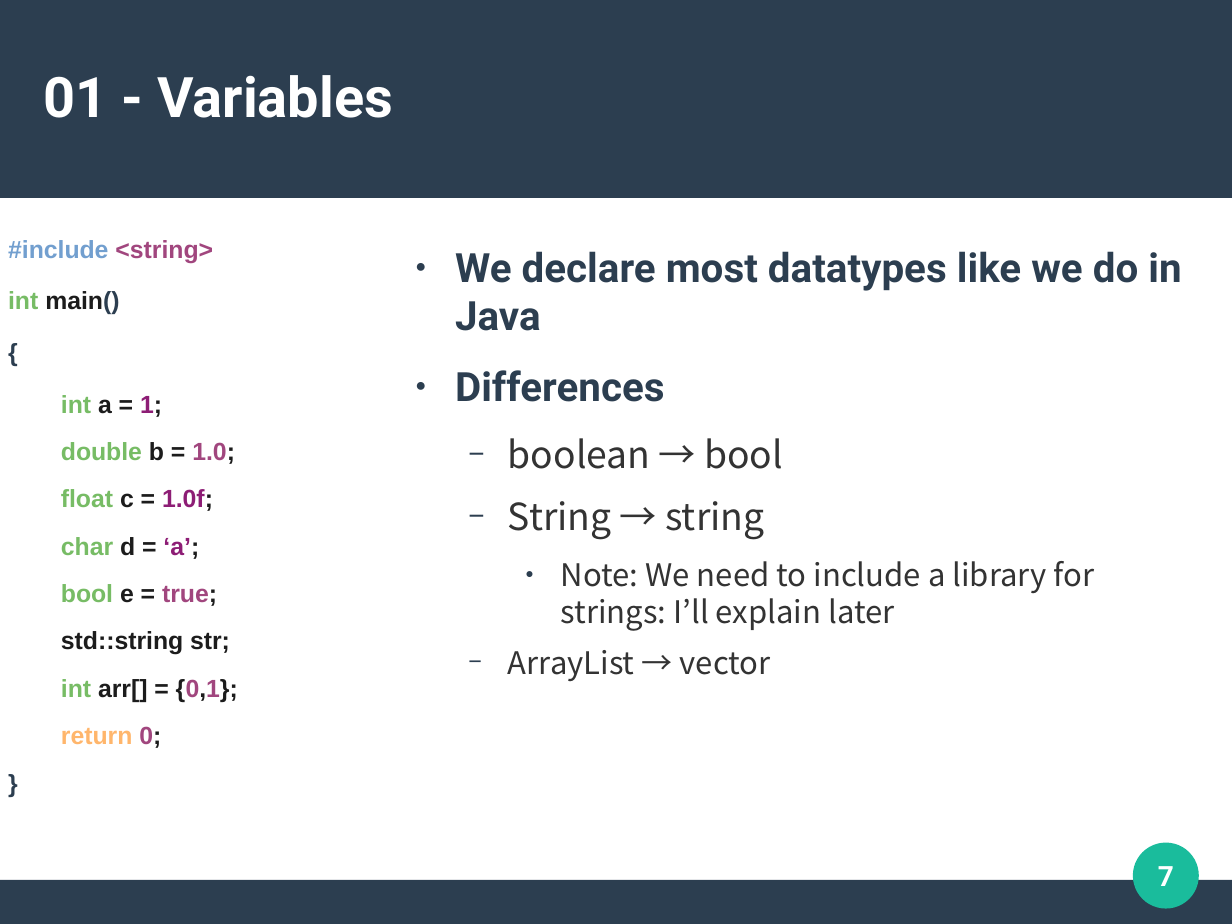
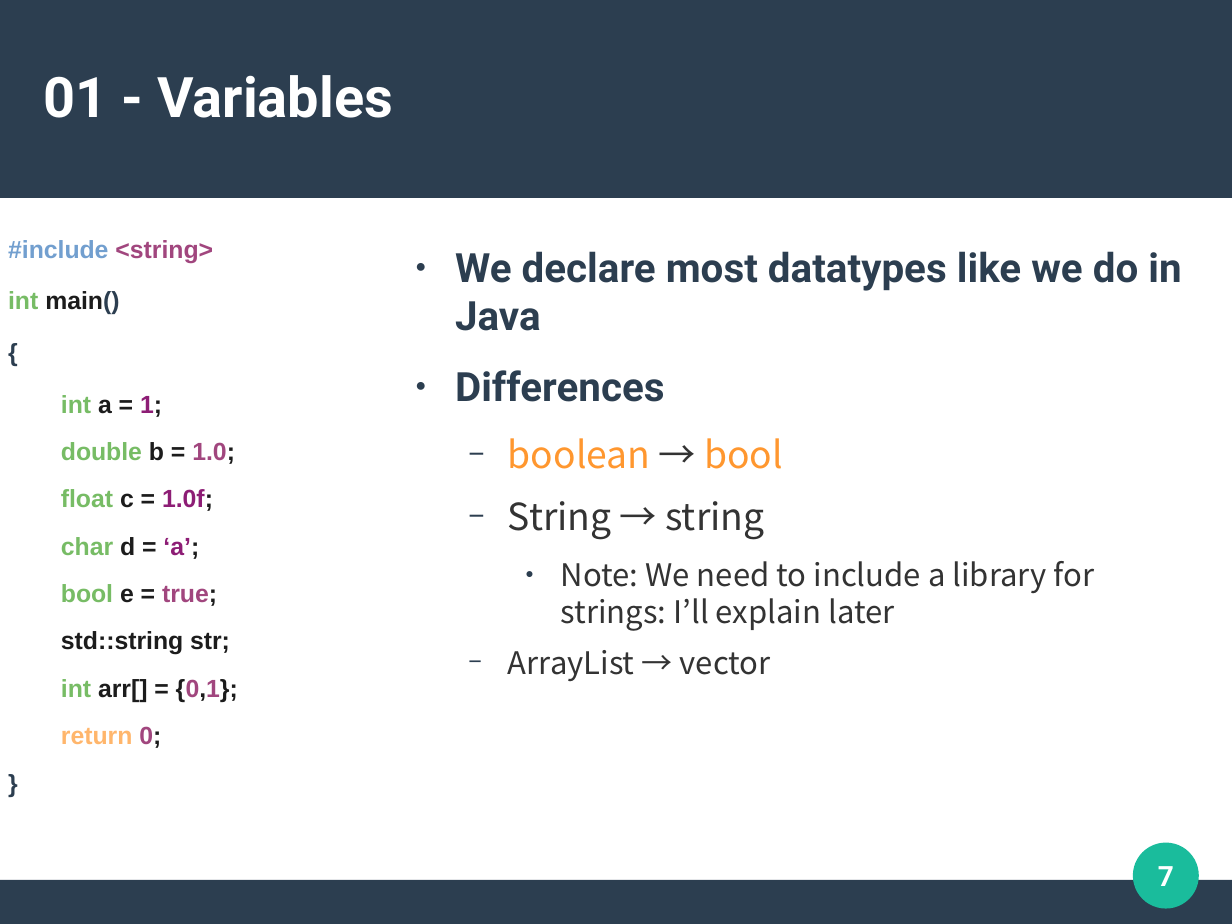
Before and after one commit to DuongTyler/CppCrashCourse, a slide deck: slide 7 of CPP.odp. Drawn at 1232x924 pixels with LibreOffice and Linux fonts; fonts in the diff are those of the drawing. Boxes give left, top, right and bottom in pixels: in the first picture for what was removed or moved away, otherwise in the second. Text is boxed around its words. In the diff, an @@ line names an element or a change of style, - is before the commit and + after.

```diff
--- a/CPP.odp
+++ b/CPP.odp
@@ text at (x1=508, y1=438, x2=783, y2=469): text colour #333333 to #FF972F in "boolean bool" @@
```
Also in this commit, not shown: 8 other slides changed, 3 slides added, 1 slide removed, 2 other files.
